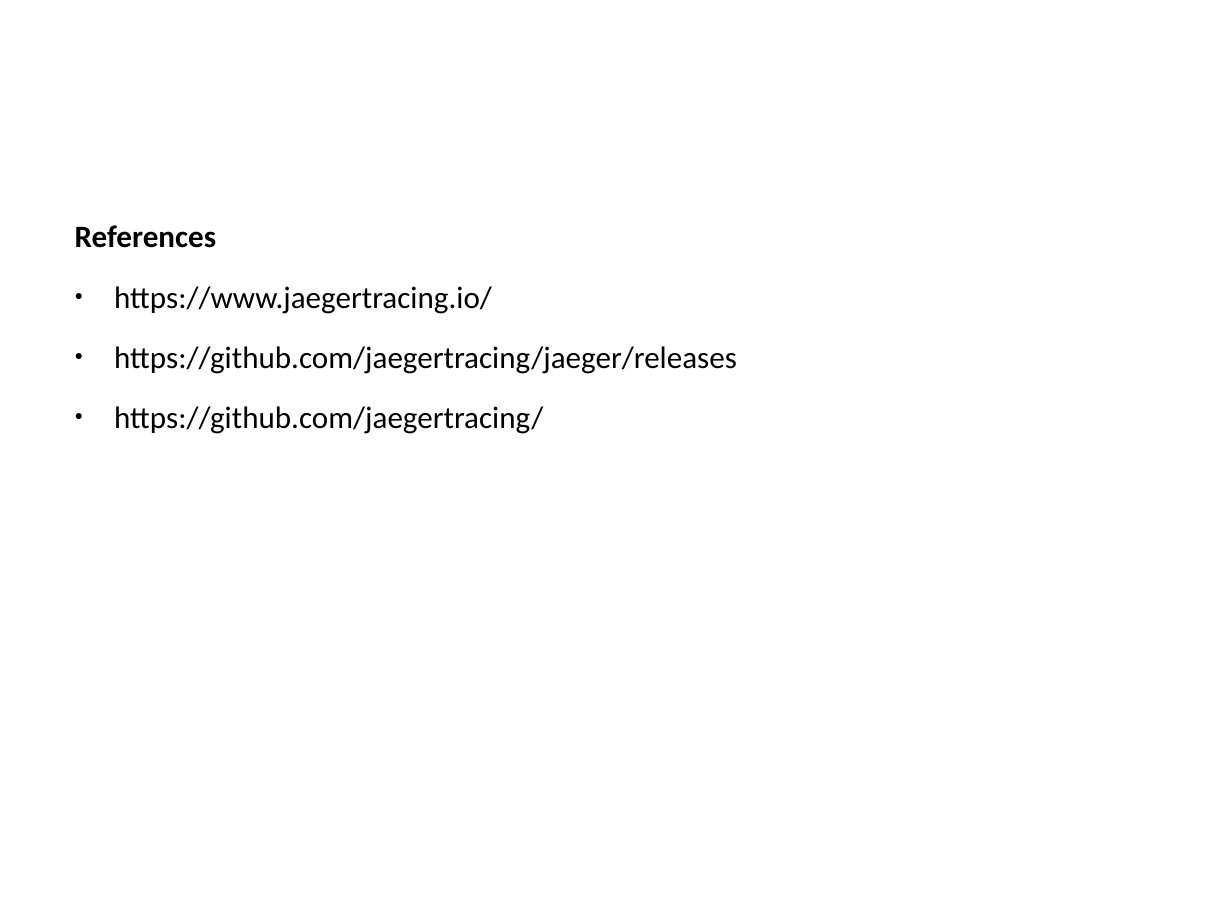
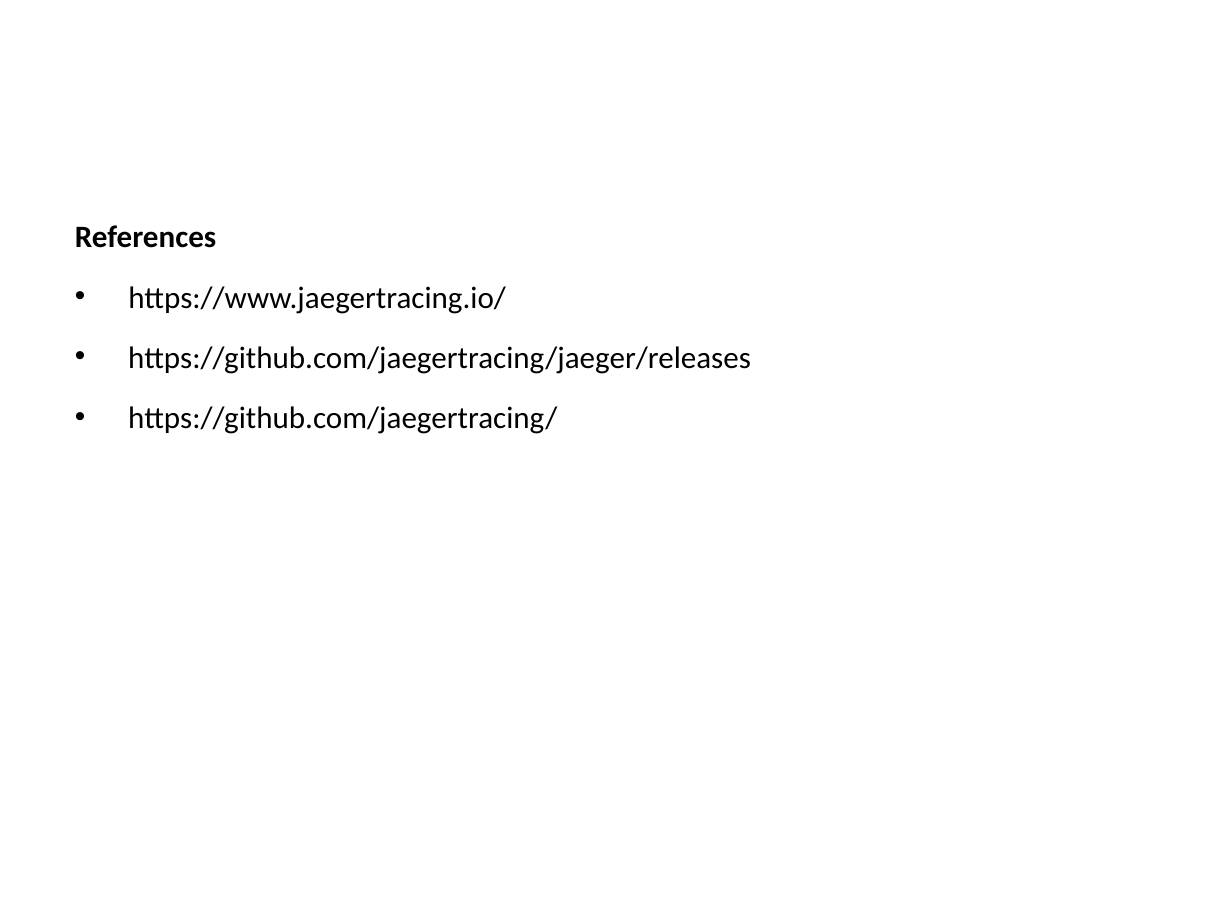
Before and after one commit to ssr-tech-premier/microtrace, a slide deck: slide 10 of Distributed_Tracing_Micro_Services_Jaeger.ppt. Drawn at 1232x924 pixels with LibreOffice and Linux fonts; fonts in the diff are those of the drawing. Boxes give left, top, right and bottom in pixels: in the first picture for what was removed or moved away, otherwise in the second. Text is boxed around its words. In the diff, an @@ line names an element or a change of style, - is before the commit and + after.

```diff
--- a/Distributed_Tracing_Micro_Services_Jaeger.ppt
+++ b/Distributed_Tracing_Micro_Services_Jaeger.ppt
@@ text "References" at [75,225,751,434]: bullet ● to • @@
```
Also in this commit, not shown: 1 other slide changed.
